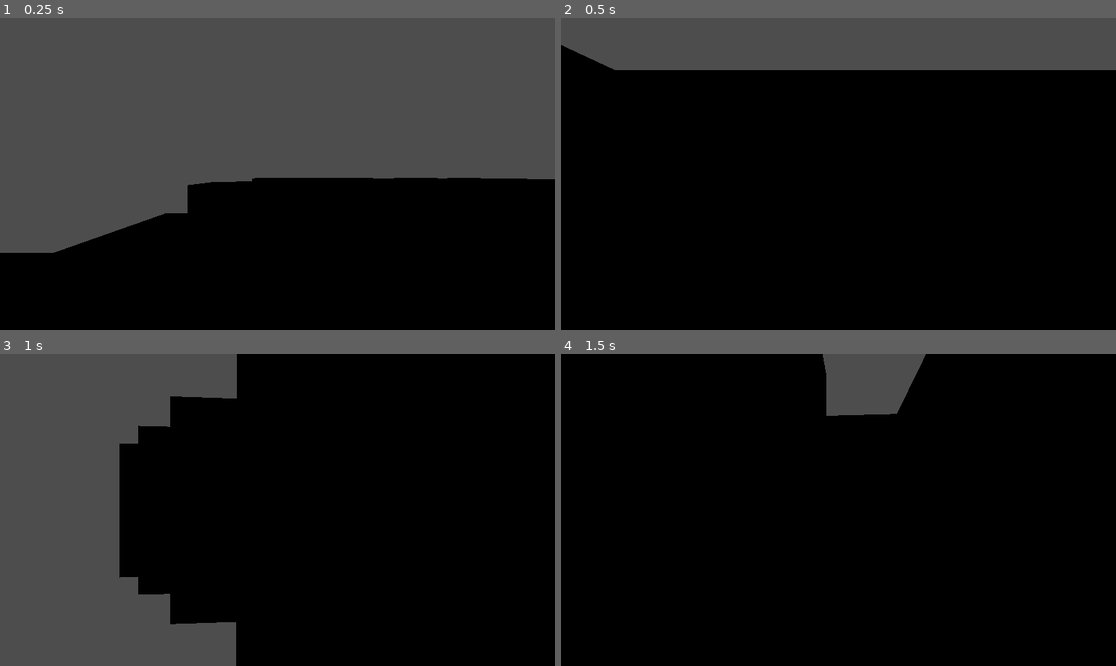
Above: before the commit, frames 1-4 (two rows, left to right).
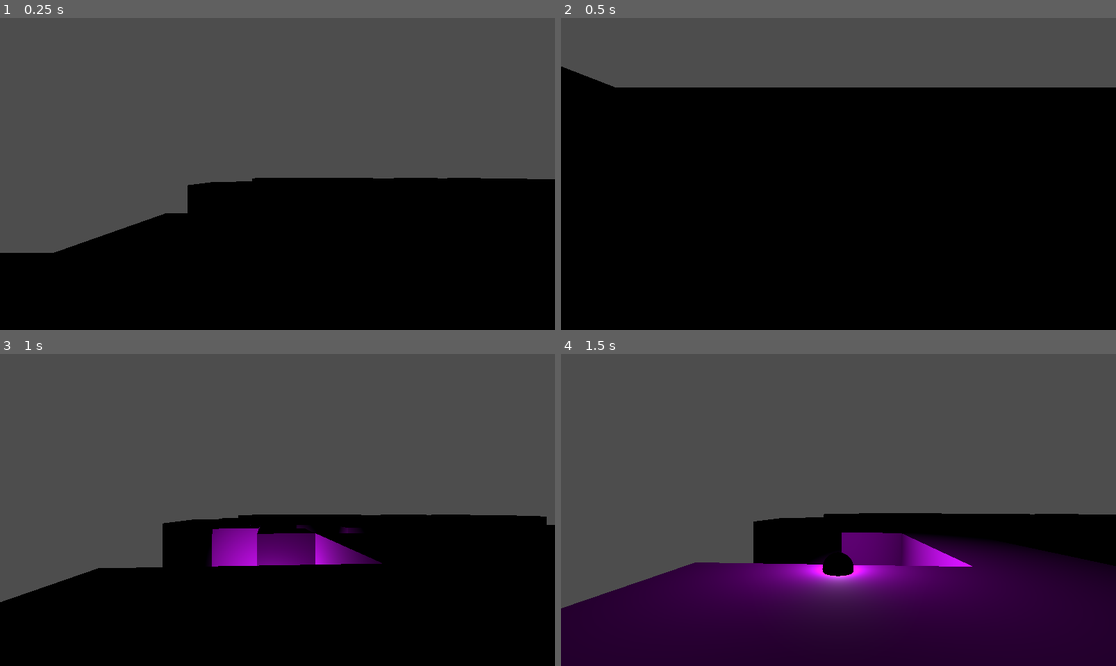
Above: after the commit, the same moments.

Repository: scoutantho/simplictyjam2
Game: Godot game, scene res://Scenes/game.tscn
Same seed, same stepped clock (60 frames per second), same inputs: the game is played once before the commit and once after it.
Inputs (mouse positions are in pixels of both pictures, inside the frame that each line leads up to):
- Up to frame 1 (0.25 s): no input
- Up to frame 2 (0.5 s): no input
- Up to frame 3 (1 s): move the mouse to (305, 510) at 0.52 s; hold W (move_up) from 0.53 s (still down); click (305, 510) at 0.6 s; tap Space (move_jump) at 0.77 s
- Up to frame 4 (1.5 s): keep holding W (move_up); move the mouse to (810, 510) at 1.27 s; click (810, 510) at 1.35 s

Frame 1 is identical in both runs. In frame 2, 5.6% of the frame differs, in the area x 0-100%, y 8-23%; in frame 3, 51%; in frame 4, 89%, in the area x 0-100%, y 0-100%.

Commit message:
Add light scene and implement light throwing mechanic in player script

Diff:
--- /dev/null
+++ b/Scenes/Light.tscn
@@ -0,0 +1,23 @@
+[gd_scene load_steps=3 format=3 uid="uid://d3vg3eb8pobf6"]
+
+[sub_resource type="SphereShape3D" id="SphereShape3D_v6k4o"]
+radius = 0.1
+
+[sub_resource type="SphereMesh" id="SphereMesh_gxruw"]
+radius = 0.1
+height = 0.2
+
+[node name="RigidBody3D" type="RigidBody3D"]
+collision_layer = 0
+collision_mask = 2
+mass = 0.001
+
+[node name="CollisionShape3D" type="CollisionShape3D" parent="."]
+shape = SubResource("SphereShape3D_v6k4o")
+
+[node name="MeshInstance3D" type="MeshInstance3D" parent="."]
+gi_lightmap_scale = 3
+mesh = SubResource("SphereMesh_gxruw")
+
+[node name="OmniLight3D" type="OmniLight3D" parent="."]
+omni_range = 2.70412
--- a/Scenes/player.tscn
+++ b/Scenes/player.tscn
@@ -9,6 +9,7 @@
 
 [node name="CharacterBody3D" type="CharacterBody3D"]
 transform = Transform3D(1, 0, 0, 0, 1, 0, 0, 0, 1, 0, 1.09874, 0)
+collision_mask = 2
 script = ExtResource("1_384ej")
 
 [node name="CollisionShape3D" type="CollisionShape3D" parent="."]
@@ -27,4 +28,7 @@
 [node name="BaguetteMagique" parent="Head" instance=ExtResource("2_8eucf")]
 transform = Transform3D(1, 0, 0, 0, 0.103782, 0.9946, 0, -0.9946, 0.103782, 0.214669, -0.452098, -0.437548)
 
+[node name="LightPos" type="Marker3D" parent="Head"]
+transform = Transform3D(1, 0, 0, 0, 1, 0, 0, 0, 1, 0, -0.525966, -0.812107)
+
 [node name="Player" type="Node3D" parent="."]
--- a/Scripts/player.gd
+++ b/Scripts/player.gd
@@ -10,8 +10,12 @@
 const BOB_AMP := 0.1
 var bob_timer := 0.0
 
+#light variables
+var Light = preload("res://Scenes/Light.tscn")
+
 @onready var head = $Head
 @onready var camera = $Head/Camera
+@onready var lightPos = $Head/LightPos
 
 func _ready() -> void:
 	Input.set_mouse_mode(Input.MOUSE_MODE_CAPTURED)
@@ -53,8 +57,26 @@
 
 	move_and_slide()
 
+	lightThrow()
+
 func _headbob(timer: float) -> Vector3:
 	var bob_offset = Vector3(0, 0, 0)
 	bob_offset.y = abs(sin(timer * BOB_FREQ)) * BOB_AMP
 	bob_offset.x = abs(cos(timer * BOB_FREQ * 0.5)) * BOB_AMP
 	return bob_offset
+
+func lightThrow():
+	if Input.is_action_just_released("left_click"):
+		var light_instance = Light.instantiate()
+		light_instance.position = lightPos.global_position
+		# light_instance.global_transform = lightPos.global_transform
+		# get_parent().add_child(light_instance)
+		# light_instance.lightThrow()
+		get_tree().current_scene.add_child(light_instance)
+
+
+		var force = -10
+		var upDirection = 3.5
+		var playerRotation = head.global_transform.basis.z.normalized()
+
+		light_instance.apply_central_impulse(playerRotation * force)
